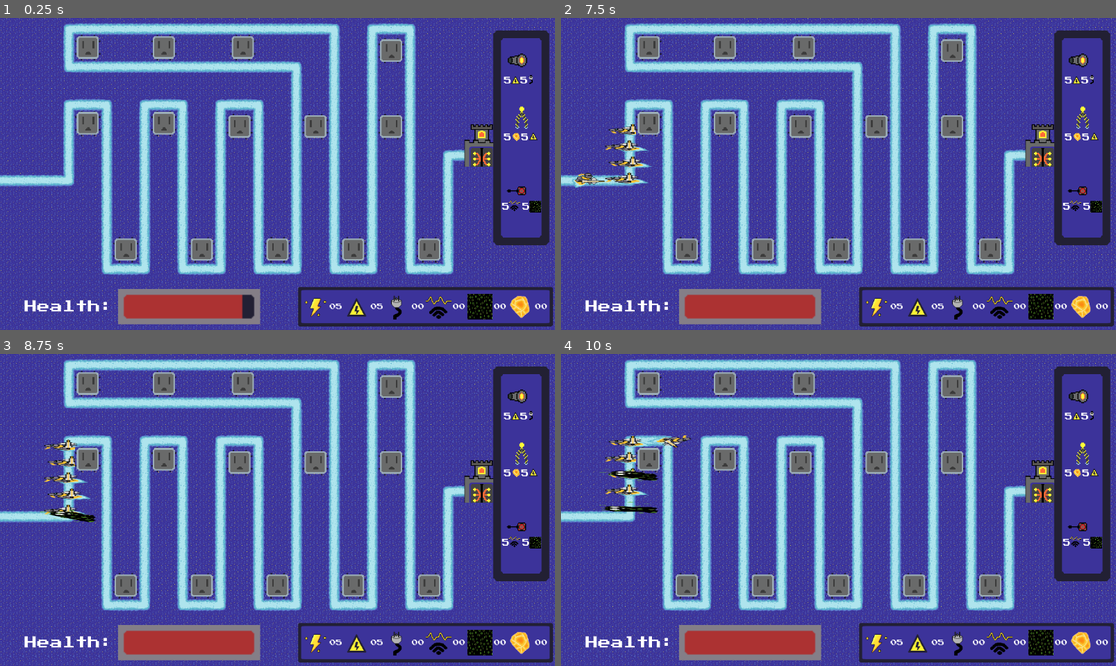
Above: before the commit, frames 1-4 (two rows, left to right).
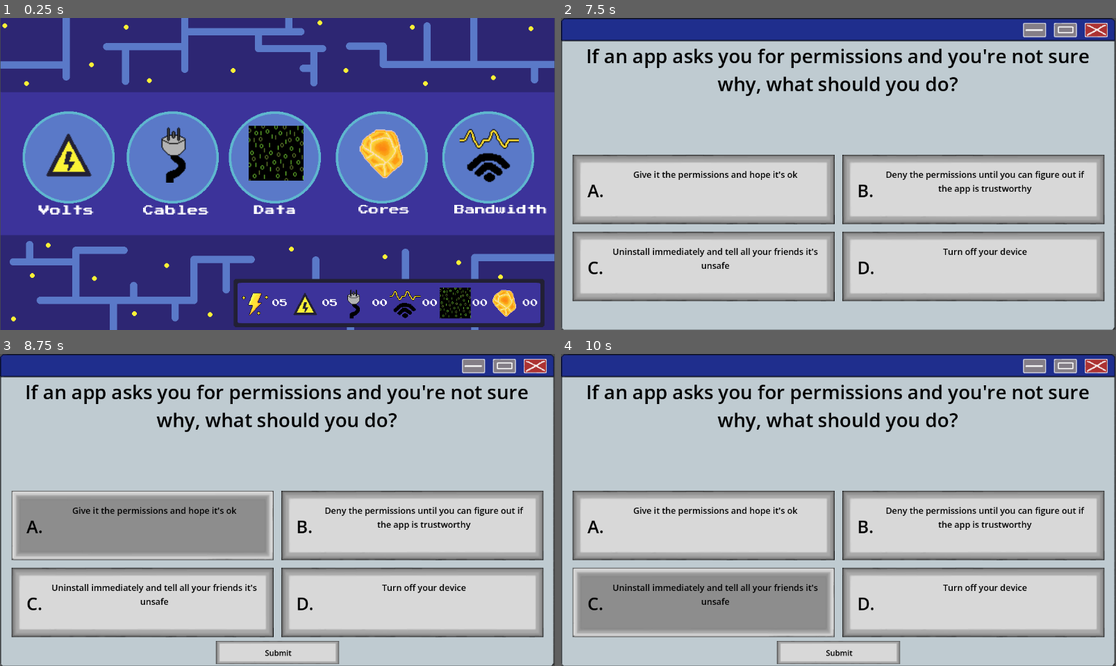
Above: after the commit, the same moments.

Repository: CalebJoines/Computer-Castle
Game: Godot game, scene res://Scenes/resource_picker.tscn
Same seed, same stepped clock (60 frames per second), same inputs: the game is played once before the commit and once after it. Before the commit the project starts from res://Scenes/game.tscn. Sound files missing from this copy of the repository are replaced by a short silence.
Inputs (mouse positions are in pixels of both pictures, inside the frame that each line leads up to):
- Up to frame 1 (0.25 s): no input
- Up to frame 2 (7.5 s): click (1082, 61) at 0.52 s; click (1082, 127) at 1.27 s; click (1082, 192) at 2.02 s; click (1082, 61) at 2.77 s; click (1082, 127) at 3.52 s; click (1082, 192) at 4.27 s; click (1082, 61) at 5.02 s; click (1082, 127) at 5.77 s; click (1082, 192) at 6.52 s; move the mouse to (960, 158) at 7.27 s; click (960, 158) at 7.42 s
- Up to frame 3 (8.75 s): drag from (166, 525) to (88, 460) at 8.02 s
- Up to frame 4 (10 s): move the mouse to (894, 441) at 8.77 s; click (894, 441) at 8.92 s; drag from (810, 572) to (877, 463) at 9.52 s

The runs differ from the first frame. In frame 1, 78% of the frame differs, in the area x 0-100%, y 0-100%; in frame 2, 100%; in frame 3, 100%; in frame 4, 99%.

Commit message:
fixed win scene

Diff:
--- a/computer-castle-/Scenes/game_win.tscn
+++ b/computer-castle-/Scenes/game_win.tscn
@@ -1,19 +1,34 @@
 [gd_scene format=3 uid="uid://dqhq50tmtojnn"]
 
 [ext_resource type="FontFile" uid="uid://b888lr52k04li" path="res://Fonts/PressStart2P-Regular.ttf" id="1_4coss"]
+[ext_resource type="Texture2D" uid="uid://cbvesdfsi3pvx" path="res://Sprites/menuSprites/Castle Win Scene.png" id="1_jupbu"]
+[ext_resource type="Texture2D" uid="uid://df2cqh08gmays" path="res://Sprites/menuSprites/simple_background_stretchable.png" id="2_5sxg3"]
 
 [node name="Game Win" type="Node2D" unique_id=2017754837]
 
+[node name="Camera2D" type="Camera2D" parent="." unique_id=597669303]
+position = Vector2(576, 328)
+
+[node name="TextureRect" type="TextureRect" parent="." unique_id=1506515351]
+z_index = -8
+offset_right = 40.0
+offset_bottom = 40.0
+texture = ExtResource("1_jupbu")
+
+[node name="Sprite2D" type="Sprite2D" parent="." unique_id=2143703744]
+texture_filter = 1
+position = Vector2(572, 339.99997)
+scale = Vector2(21.875, 4.6249995)
+texture = ExtResource("2_5sxg3")
+
 [node name="Label" type="Label" parent="." unique_id=705508007]
-offset_left = 67.0
-offset_top = 224.0
-offset_right = 1155.0
-offset_bottom = 422.0
+offset_left = 80.0
+offset_top = 240.0
+offset_right = 1168.0
+offset_bottom = 438.0
+theme_override_colors/font_color = Color(0.8169604, 0.7861655, 0.7624748, 1)
 theme_override_fonts/font = ExtResource("1_4coss")
 theme_override_font_sizes/font_size = 64
 text = "Congratulations,
   you've saved
 Computer Castle!"
-
-[node name="Camera2D" type="Camera2D" parent="." unique_id=597669303]
-position = Vector2(576, 328)
--- a/computer-castle-/Scenes/loss_screen.tscn
+++ b/computer-castle-/Scenes/loss_screen.tscn
@@ -37,9 +37,9 @@
 
 [node name="Message" type="Label" parent="." unique_id=729979147]
 offset_left = 144.0
-offset_top = 112.0
+offset_top = 172.0
 offset_right = 1008.0
-offset_bottom = 179.0
+offset_bottom = 239.0
 theme_override_fonts/font = ExtResource("1_jhgxs")
 theme_override_font_sizes/font_size = 32
 text = "The castle was destroyed!!
--- a/computer-castle-/Scenes/win_scene.tscn
+++ b/computer-castle-/Scenes/win_scene.tscn
@@ -36,17 +36,22 @@
 position = Vector2(576, 328)
 
 [node name="Message" type="Label" parent="." unique_id=729979147]
-offset_left = 200.0
-offset_top = 112.0
-offset_right = 952.0
-offset_bottom = 179.0
+offset_left = 198.0
+offset_top = 175.0
+offset_right = 950.0
+offset_bottom = 242.0
 theme_override_fonts/font = ExtResource("1_b5jpj")
 theme_override_font_sizes/font_size = 32
 text = "Congratulations! You've
 beaten back evil again!"
 
+[node name="TextureRect" type="TextureRect" parent="." unique_id=987883409]
+z_index = -8
+offset_right = 40.0
+offset_bottom = 40.0
+texture = ExtResource("4_knexo")
+
 [node name="SubmitButton" type="AnimatedSprite2D" parent="." unique_id=1142735892]
-visible = false
 position = Vector2(576, 464)
 scale = Vector2(1.5, 1.5)
 sprite_frames = SubResource("SpriteFrames_w0bu5")
@@ -69,10 +74,4 @@
 position = Vector2(-352, -104)
 shape = SubResource("RectangleShape2D_fhl4r")
 
-[node name="TextureRect" type="TextureRect" parent="." unique_id=987883409]
-z_index = -8
-offset_right = 40.0
-offset_bottom = 40.0
-texture = ExtResource("4_knexo")
-
 [connection signal="input_event" from="SubmitButton/Area2d_Submit" to="SubmitButton" method="on_button_press"]
--- a/computer-castle-/project.godot
+++ b/computer-castle-/project.godot
@@ -11,7 +11,7 @@
 [application]
 
 config/name="Computer Castle"
-run/main_scene="uid://cnmidqlvhn5bl"
+run/main_scene="uid://ch3fckar38htm"
 config/features=PackedStringArray("4.6", "Forward Plus")
 config/icon="res://icon.svg"
 
